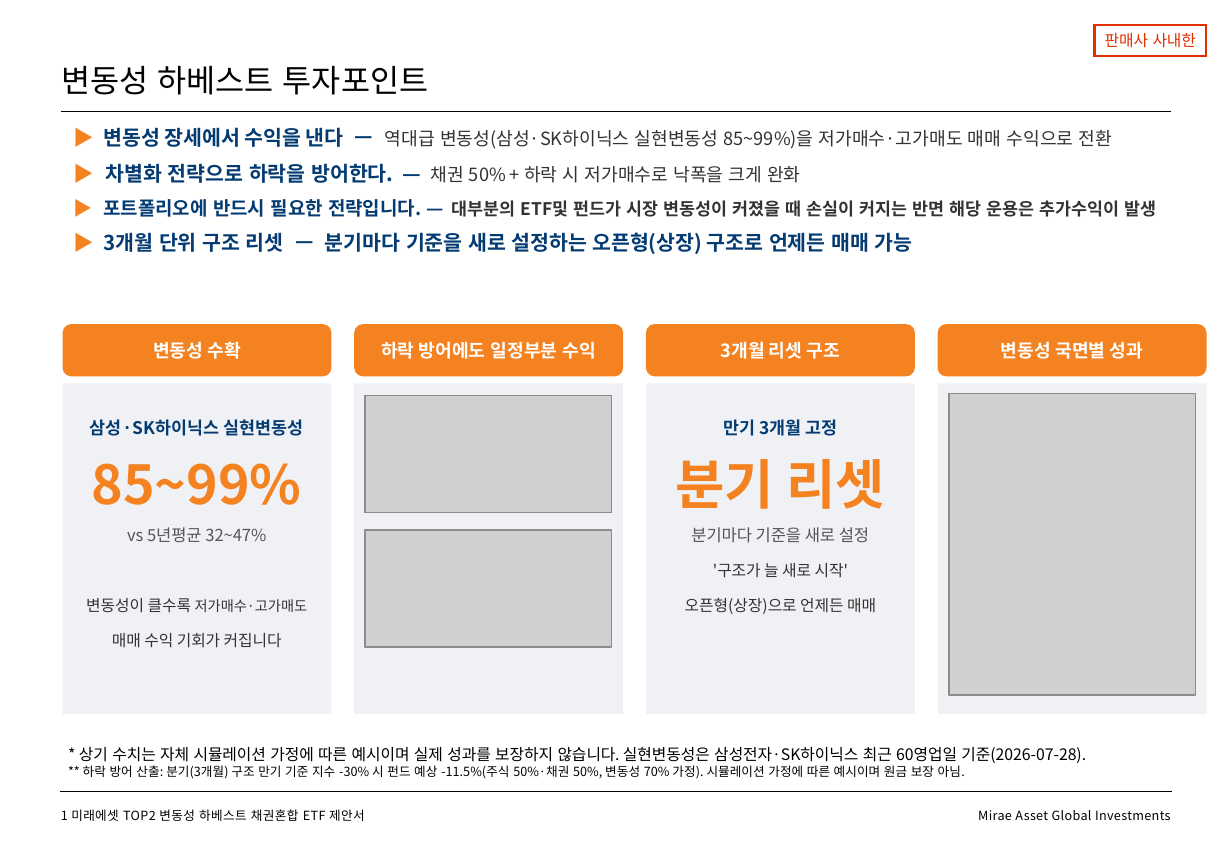
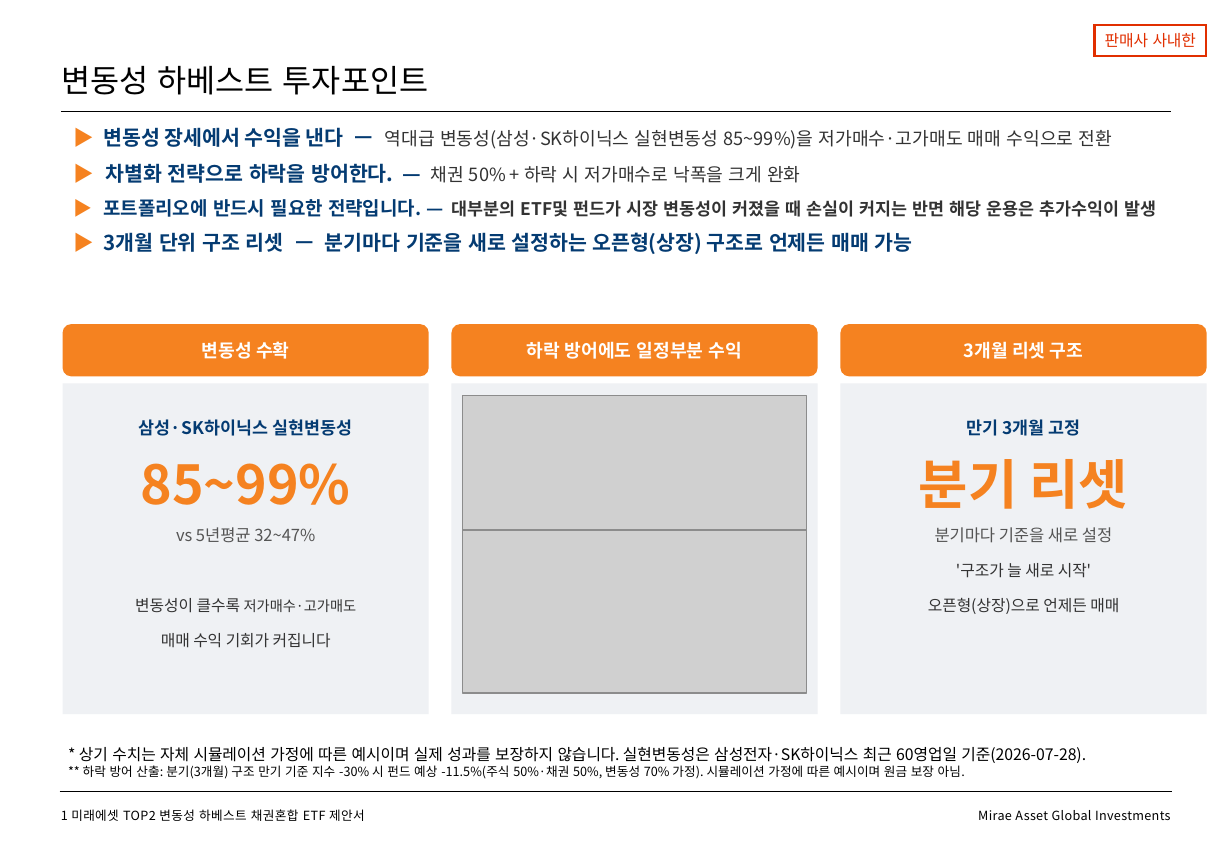
Before and after one commit to gamer383-bit/Volatility-Fund, a slide deck: slide 2 of 제안서/변동성하베스트_TOP2채권혼합ETF_v1_20260730.pptx. Drawn at 1232x853 pixels with LibreOffice and Linux fonts; fonts in the diff are those of the drawing; grey boxes stand for pictures. Boxes give left, top, right and bottom in pixels: in the first picture for what was removed or moved away, otherwise in the second. Text is boxed around its words. In the diff, an @@ line names an element or a change of style, - is before the commit and + after.

```diff
--- a/제안서/변동성하베스트_TOP2채권혼합ETF_v1_20260730.pptx
+++ b/제안서/변동성하베스트_TOP2채권혼합ETF_v1_20260730.pptx
@@ rounded rectangle "변동성 수확": place and size @@
-rounded rectangle "변동성 수확" at [63, 324, 332, 377]
+rounded rectangle "변동성 수확" at [63, 324, 429, 377]
@@ rounded rectangle "하락 방어에도 일정부분 수익": place and size @@
-rounded rectangle "하락 방어에도 일정부분 수익" at [355, 324, 625, 377]
+rounded rectangle "하락 방어에도 일정부분 수익" at [452, 324, 818, 377]
@@ rounded rectangle "3개월 리셋 구조": place and size @@
-rounded rectangle "3개월 리셋 구조" at [646, 324, 916, 377]
+rounded rectangle "3개월 리셋 구조" at [841, 324, 1207, 377]
@@ rounded rectangle removed at [937, 324, 1207, 377] @@
-변동성 국면별 성과
@@ rectangle: place and size @@
-rectangle at [63, 383, 332, 714]
+rectangle at [63, 383, 429, 714]
@@ rectangle: place and size @@
-rectangle at [355, 383, 625, 714]
+rectangle at [452, 383, 818, 714]
@@ rectangle: place and size @@
-rectangle at [646, 383, 916, 714]
+rectangle at [841, 383, 1207, 714]
@@ rectangle removed at [937, 383, 1207, 714] @@
@@ text "삼성·SK하이닉스 실현변동성": place and size @@
-text "삼성·SK하이닉스 실현변동성" at [86, 419, 308, 648]
+text "삼성·SK하이닉스 실현변동성" at [135, 419, 357, 648]
@@ picture: place and size @@
-picture at [365, 396, 612, 513]
+picture at [463, 396, 807, 559]
@@ text "만기 3개월 고정": place and size @@
-text "만기 3개월 고정" at [676, 419, 885, 614]
+text "만기 3개월 고정" at [919, 419, 1129, 614]
@@ picture removed at [950, 394, 1197, 695] @@
@@ picture: place and size @@
-picture at [365, 530, 612, 647]
+picture at [463, 530, 807, 693]
```
